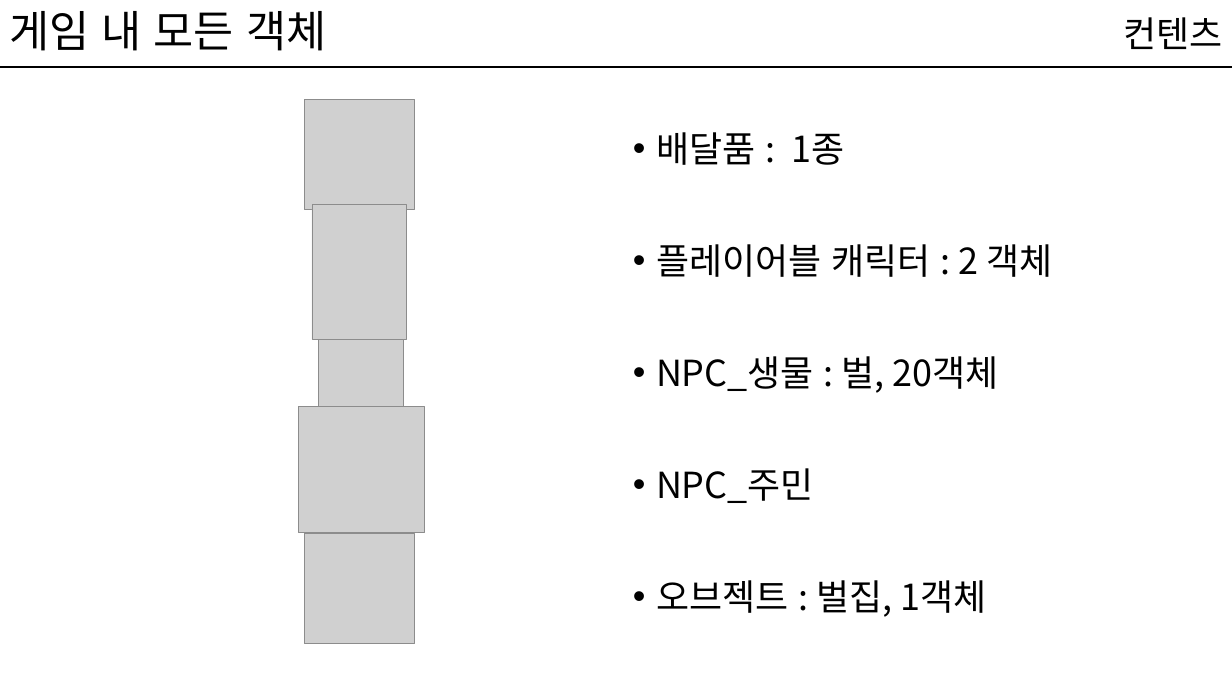
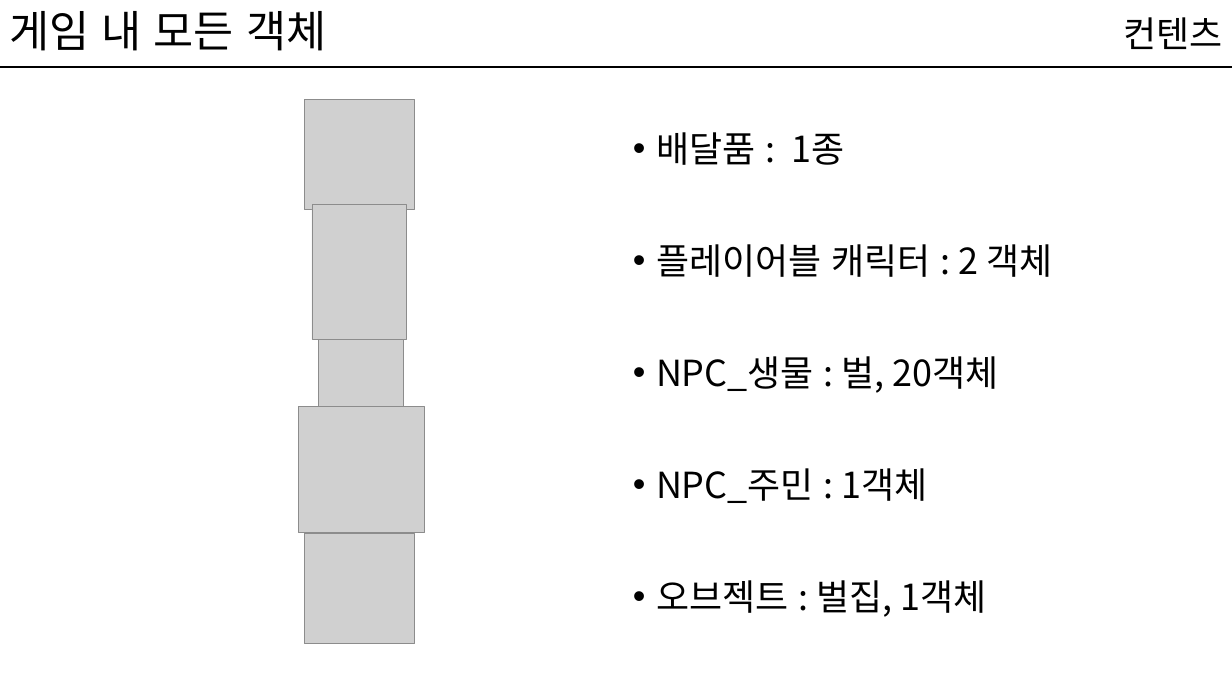
Before and after one commit to kwakyerin/2026_Graduation_Project, a slide deck: slide 6 of documents/HyunahKwon/design/designing/for_teammates/프로토타입_기획.pptx. Drawn at 1232x693 pixels with LibreOffice and Linux fonts; fonts in the diff are those of the drawing; grey boxes stand for pictures. Boxes give left, top, right and bottom in pixels: in the first picture for what was removed or moved away, otherwise in the second. Text is boxed around its words. In the diff, an @@ line names an element or a change of style, - is before the commit and + after.

```diff
--- a/documents/HyunahKwon/design/designing/for_teammates/프로토타입_기획.pptx
+++ b/documents/HyunahKwon/design/designing/for_teammates/프로토타입_기획.pptx
@@ text at box(656, 468, 928, 503): text changed @@
-• NPC_주민
+• NPC_주민 : 1객체
```
Also in this commit, not shown: 1 other slide changed, 2 slides added, 2 slides removed, 1 other file.
